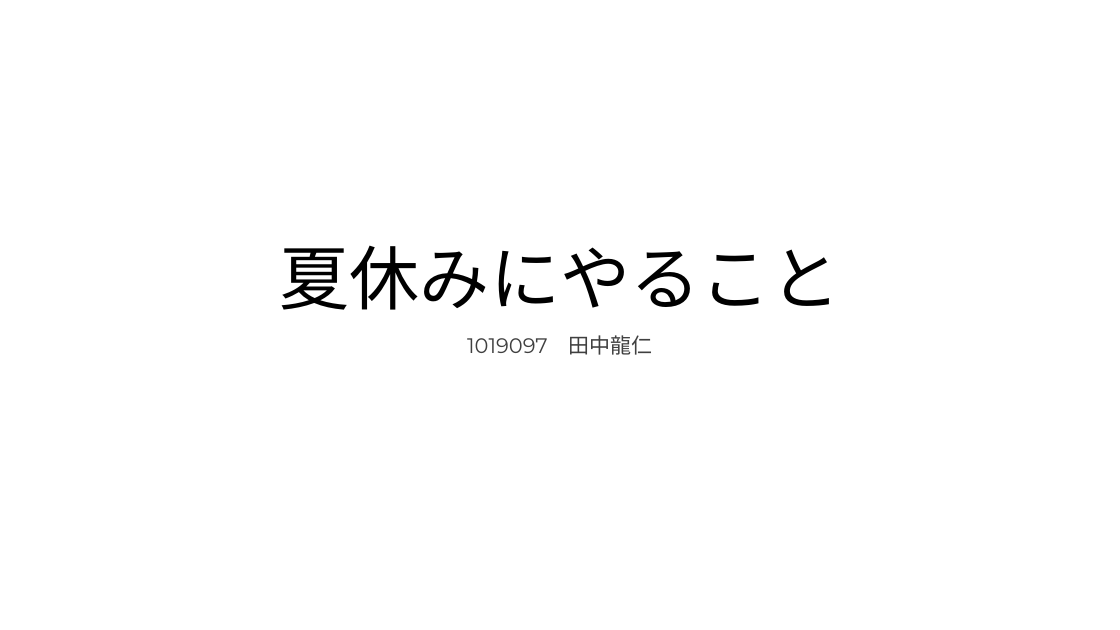
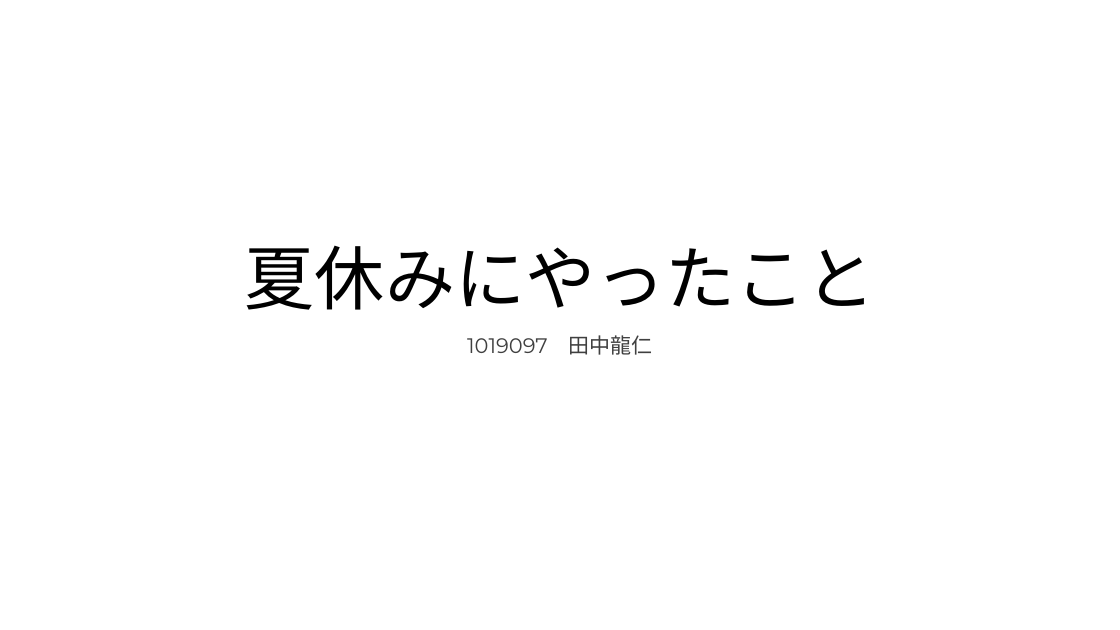
Before and after one commit to Harrry1206/-Graduation-research2, a slide deck: slide 1 of 夏休みにやること.pptx. Drawn at 1120x630 pixels with LibreOffice and Linux fonts; fonts in the diff are those of the drawing. Boxes give left, top, right and bottom in pixels: in the first picture for what was removed or moved away, otherwise in the second. Text is boxed around its words. In the diff, an @@ line names an element or a change of style, - is before the commit and + after.

```diff
--- a/夏休みにやること.pptx
+++ b/夏休みにやること.pptx
@@ title at box(245, 245, 875, 310): text changed @@
-夏休みにやること
+夏休みにやったこと
```
Also in this commit, not shown: 4 slides added.
